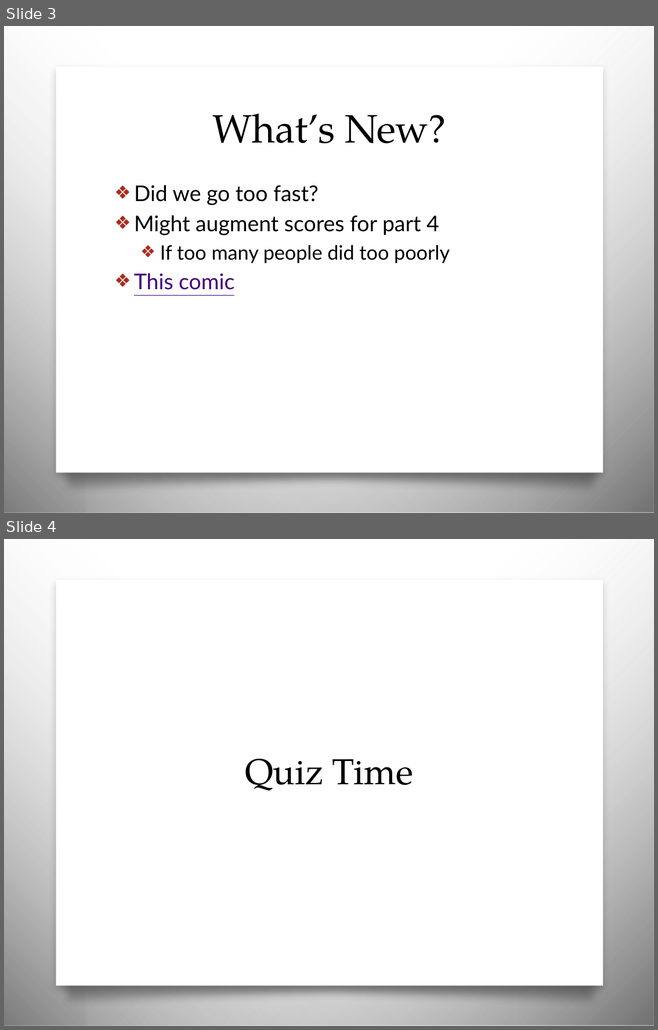
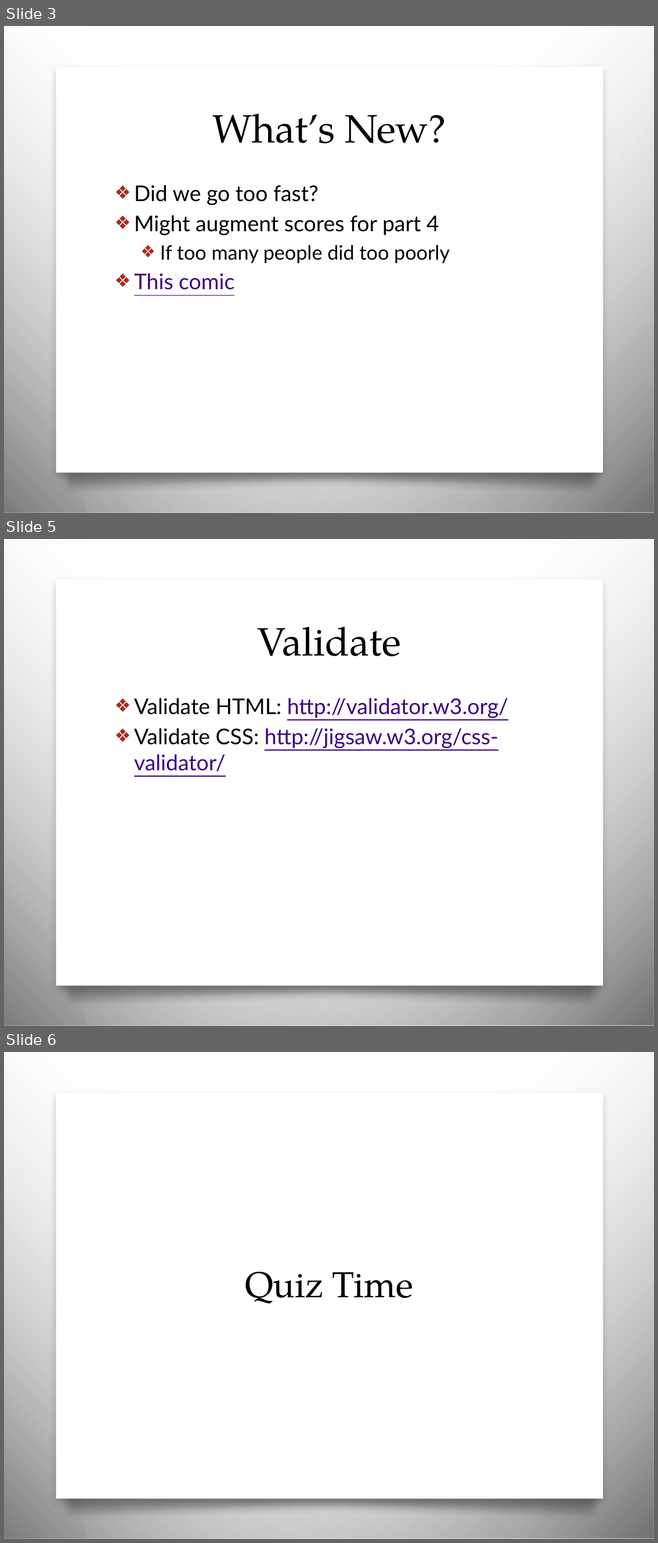
Before and after one commit to awayken/USF-ART329, a slide deck: slides/classsix/slides.pptx. Shown one above the other, each under a label of ours: slides 3 and 4 before the commit, slides 3, 5 and 6 after it; the slides between them are not shown. The pictures are 658x1030 and 658x1543 pixels, drawn with LibreOffice and Linux fonts; fonts in the diff are those of the drawing; background and template pictures are left out. Boxes give left, top, right and bottom in pixels: in the first picture for what was removed or moved away, otherwise in the second. Text is boxed around its words. In the diff, an @@ line names an element or a change of style, - is before the commit and + after.

```diff
--- a/slides/classsix/slides.pptx
+++ b/slides/classsix/slides.pptx
@@ slide 5 added at [4, 539, 654, 1026], background picture (left out); not listed: 4 template elements that a slide beside it also shows @@
@@ title added at [257, 627, 401, 657], 44 pt, text #000000 @@
+Validate
@@ text added at [134, 698, 508, 772], 24 pt, text #400080, underline @@
+❖ Validate HTML: http://validator.w3.org/
+❖ Validate CSS: http://jigsaw.w3.org/css-validator/
@@ what was slide 4 is now slide 6 @@
```
Also in this commit, not shown: 3 slides changed, 1 other slide added, 6 other files.
